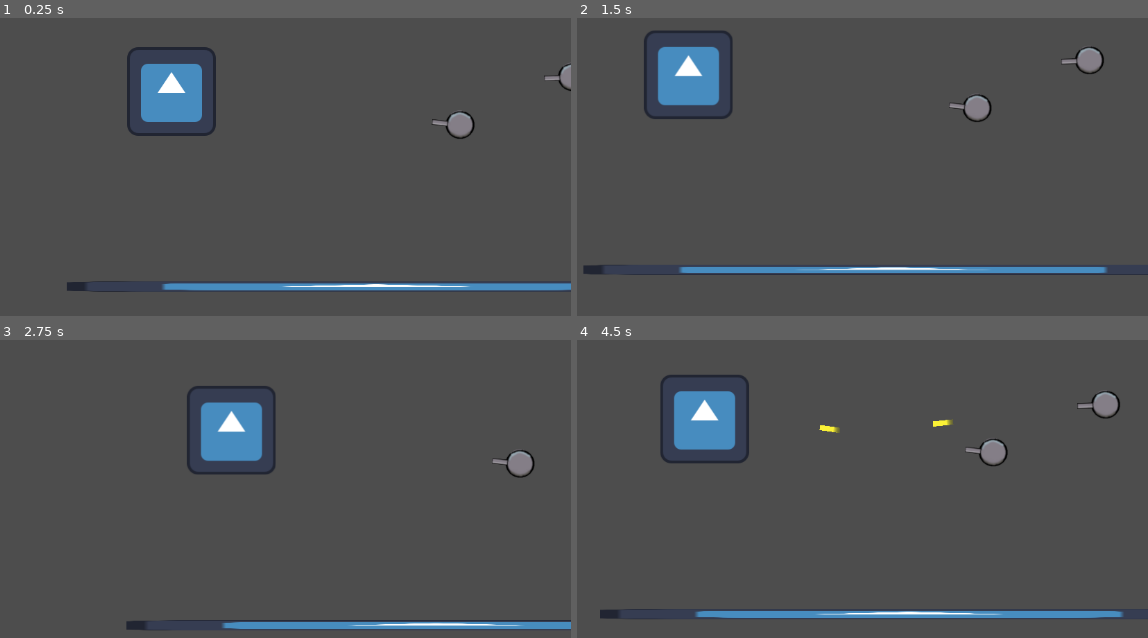
Above: before the commit, frames 1-4 (two rows, left to right).
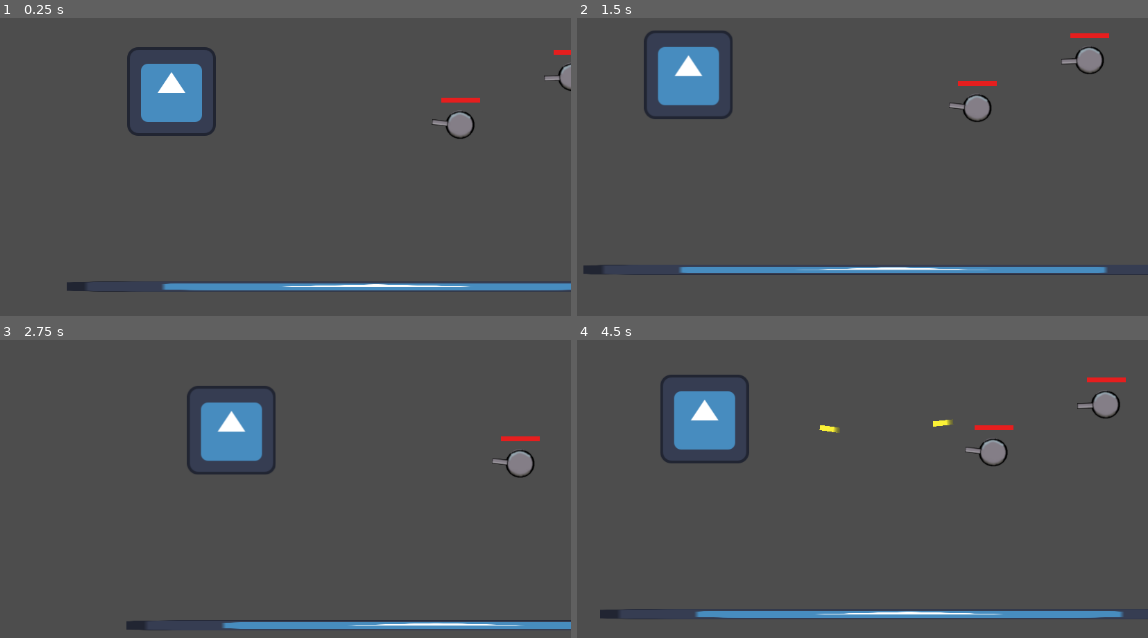
Above: after the commit, the same moments.

Repository: joseph-tighe/ricochet
Game: Godot game, scene res://node_2d.tscn
Same seed, same stepped clock (60 frames per second), same inputs: the game is played once before the commit and once after it. This scene is started directly instead of the project's main scene. The engine's default icon, where the game draws it, is replaced by a stand-in: a white triangle on a blue panel in a dark square.
Inputs (mouse positions are in pixels of both pictures, inside the frame that each line leads up to):
- Up to frame 1 (0.25 s): no input
- Up to frame 2 (1.5 s): tap Enter at 0.5 s; move the mouse to (708, 181) at 0.52 s; hold Space (shoot) 0.53-1.28 s; hold W from 0.53 s (still down); move the mouse to (988, 158) at 1.27 s; tap Space (shoot) at 1.35 s
- Up to frame 3 (2.75 s): tap Enter at 2 s; move the mouse to (outside the picture) at 2.02 s; release W at 2.03 s; hold A from 2.03 s (still down); hold Space (shoot) from 2.03 s (still down)
- Up to frame 4 (4.5 s): move the mouse to (788, 414) at 2.77 s; release Space (shoot) at 2.78 s; tap Space (shoot) at 2.85, 4.35 s; move the mouse to (outside the picture) at 3.52 s; release A at 3.53 s; hold S 3.53-4.28 s; hold Space (shoot) 3.53-4.28 s; tap Enter at 4.25 s; move the mouse to (925, 390) at 4.27 s; hold D from 4.28 s (still down)

The runs differ from the first frame. In frame 1, 0.2% of the frame differs, in the area x 77-100%, y 10-29%; in frame 2, 0.2%; in frame 3, 0.1%; in frame 4, 0.3%, in the area x 69-97%, y 12-31%.
Error in both runs: Invalid assignment of property or key 'flip_h' with value of type 'bool' on a base object of type 'null instance'. (res://character_body_2d.gd:26)

Commit message:
Restore enemy health bars in enemy scene

Diff:
--- a/enemy.tscn
+++ b/enemy.tscn
@@ -1,9 +1,10 @@
-[gd_scene load_steps=6 format=3 uid="uid://bcgvioxq6mx0r"]
+[gd_scene load_steps=7 format=3 uid="uid://bcgvioxq6mx0r"]
 
 [ext_resource type="Script" uid="uid://dcnoxmpruwlrk" path="res://enemy.gd" id="1_4gyqm"]
 [ext_resource type="PackedScene" uid="uid://5esjwkfh1i8y" path="res://bullet.tscn" id="2_qi2p4"]
 [ext_resource type="Texture2D" uid="uid://bwx3qp0so03e8" path="res://turret.png" id="3_iifgy"]
 [ext_resource type="Texture2D" uid="uid://sdvemjyu76k4" path="res://turret-cannon.png" id="4_epg4t"]
+[ext_resource type="Script" uid="uid://dmilxedeyyl3t" path="res://enemy_health_bar.gd" id="5_health_bar"]
 
 [sub_resource type="RectangleShape2D" id="RectangleShape2D_4gyqm"]
 size = Vector2(46.2624, 49.8736)
@@ -30,3 +31,7 @@
 [node name="Cannon" type="Sprite2D" parent="Enemy"]
 scale = Vector2(0.554547, 0.554547)
 texture = ExtResource("4_epg4t")
+
+[node name="HealthBar" type="Node2D" parent="Enemy"]
+position = Vector2(0, -40)
+script = ExtResource("5_health_bar")
